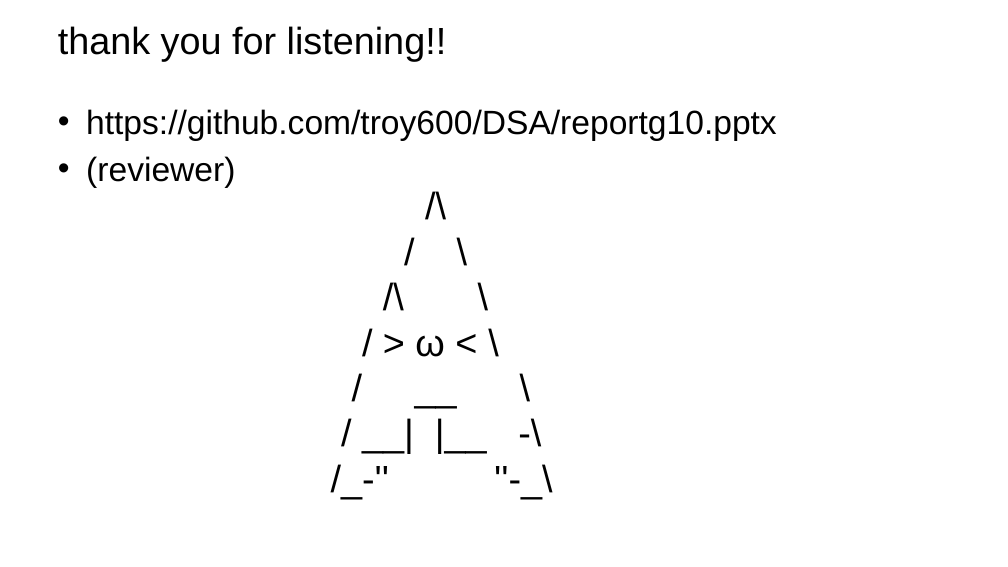
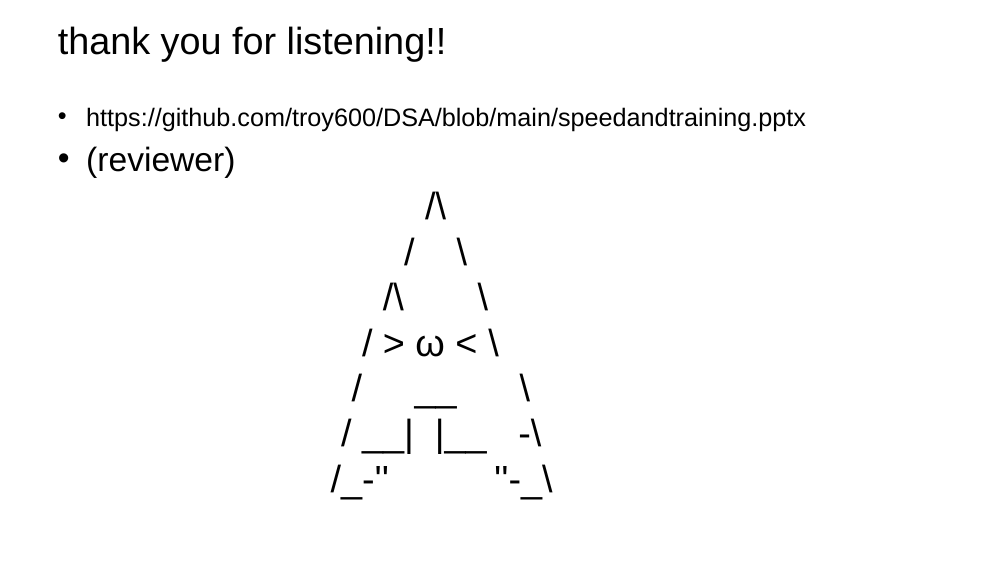
Before and after one commit to troy600/DSA, a slide deck: slide 26 of speedandtraining.pptx (slide 25 before the commit). Drawn at 1008x567 pixels with LibreOffice and Linux fonts; fonts in the diff are those of the drawing; background and template pictures are left out. Boxes give left, top, right and bottom in pixels: in the first picture for what was removed or moved away, otherwise in the second. Text is boxed around its words. In the diff, an @@ line names an element or a change of style, - is before the commit and + after.

```diff
--- a/speedandtraining.pptx
+++ b/speedandtraining.pptx
@@ text at [86,107,806,131]: text changed; size 32 to 24 pt @@
-• https://github.com/troy600/DSA/reportg10.pptx
+• https://github.com/troy600/DSA/blob/main/speedandtraining.pptx
```
Also in this commit, not shown: 1 other slide changed, 1 slide added.
